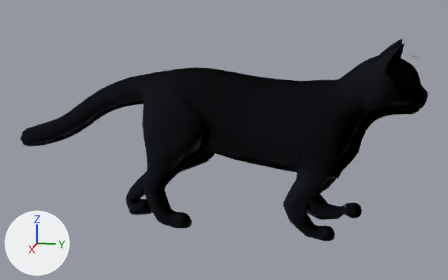
Renders of the glTF model apps/web/public/avatars/cat.glb from each side of a commit.
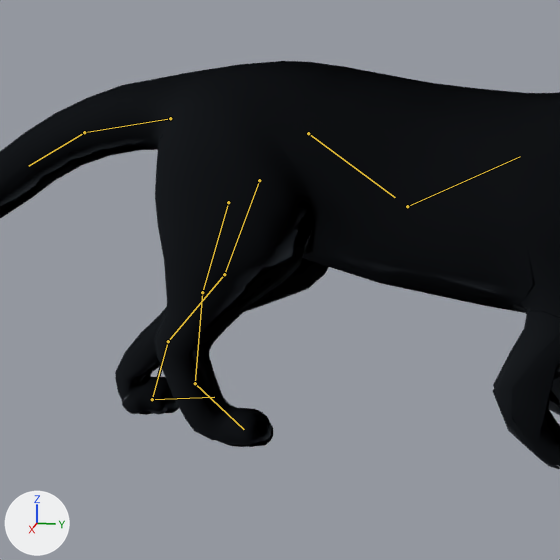
Each version is shown whole from a 50 mm lens placed at (0.985, 0.18, 0.398), pointed at (-0.001, -0.017, 0.152), then close up on the part from 17% to 69% of the width and 15% to 98% of the height. The axes (+X, +Y, +Z) are drawn at lower left. The lights are the same throughout. The first two pictures are the older version. Both versions are drawn at frame 8 of the action 'walk'; the numbers are the values there. The bones that change, and the others that lie on the model, are drawn over the model as lines in the close-ups.

Names of what the first close-up shows: 'VIS_cat'.
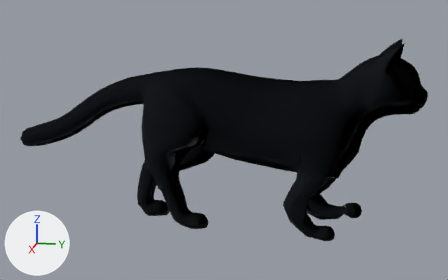
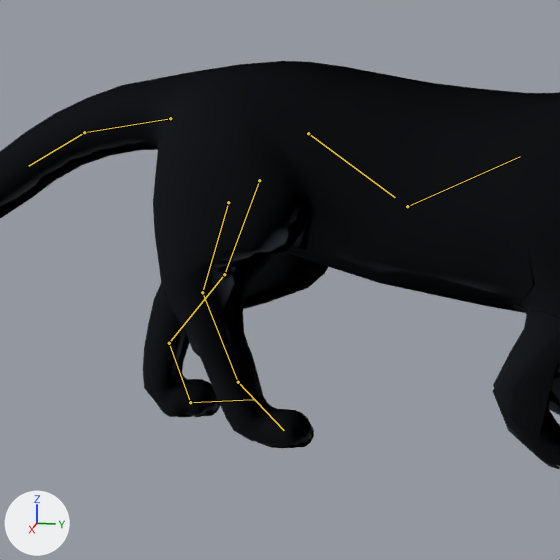
Location of each change, [x1, y1, x2, y2] in pixels of the close-ups (560 x 560 px):
'VIS_cat', posed
    both: [0, 61, 560, 469]
bone 'hindleg_lower_L', root to tip
    before: (168, 341) to (152, 399)
    after: (169, 343) to (190, 402)
bone 'hindpaw_L', root to tip
    before: (152, 399) to (214, 397)
    after: (190, 402) to (253, 399)
bone 'hindleg_upper_R', root to tip
    before: (202, 292) to (195, 383)
    after: (202, 292) to (238, 382)
bone 'hindleg_lower_R', root to tip
    before: (195, 383) to (244, 429)
    after: (238, 382) to (284, 430)

The edits, one by one:
Bone 'hindleg_lower_L' (bone_hindleg_lower_l) turns from (-35, -1, -2) to (-1, 0, 0) degrees about its own x, y and z.
Bone 'hindpaw_L' (bone_hindpaw_l) turns from (43, -5, 0) to (8, -1, 1) degrees about its own x, y and z.
Bone 'hindleg_upper_R' (bone_hindleg_upper_r) turns from (27, -1, -2) to (53, 0, -3) degrees about its own x, y and z.
Bone 'hindleg_lower_R' (bone_hindleg_lower_r) turns from (-5, 1, 1) to (-35, 1, 3) degrees about its own x, y and z.
